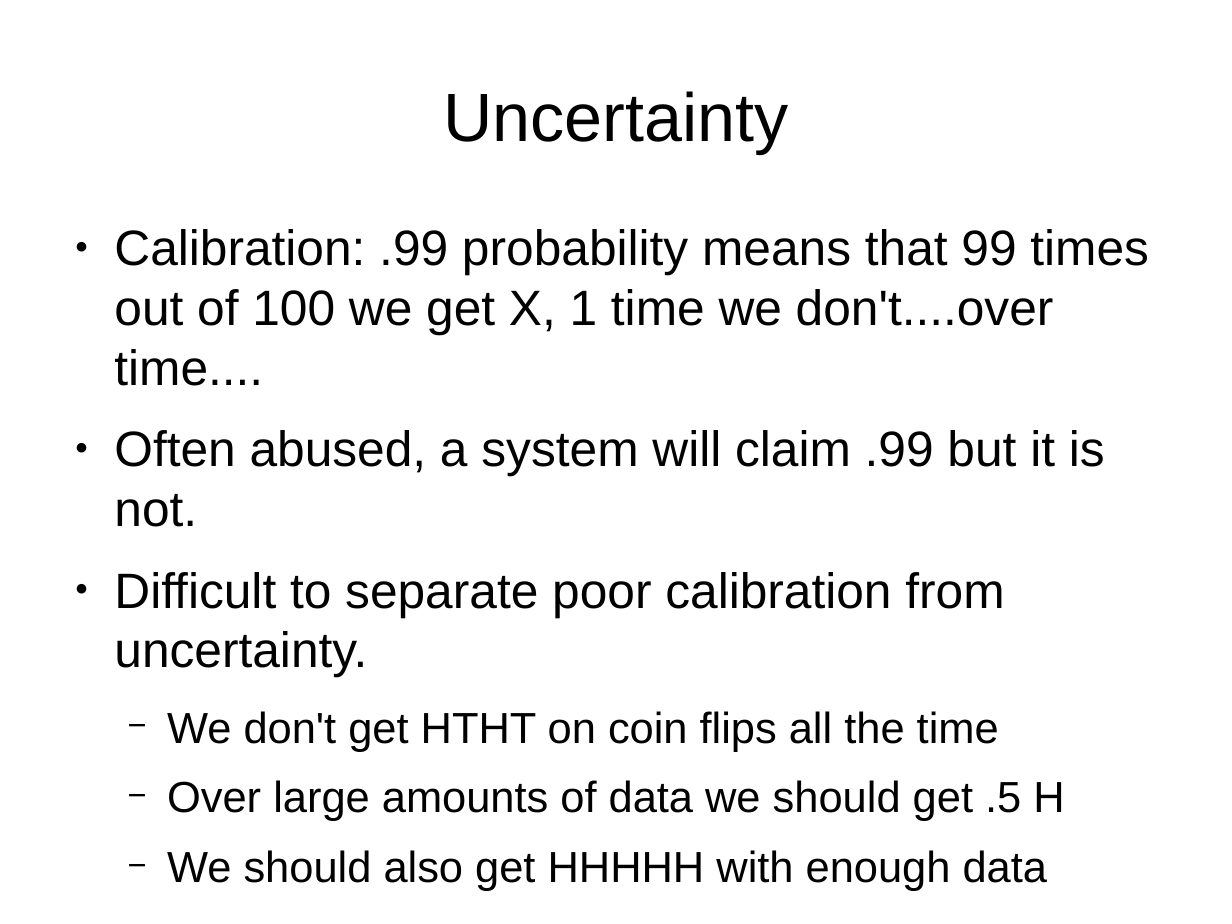
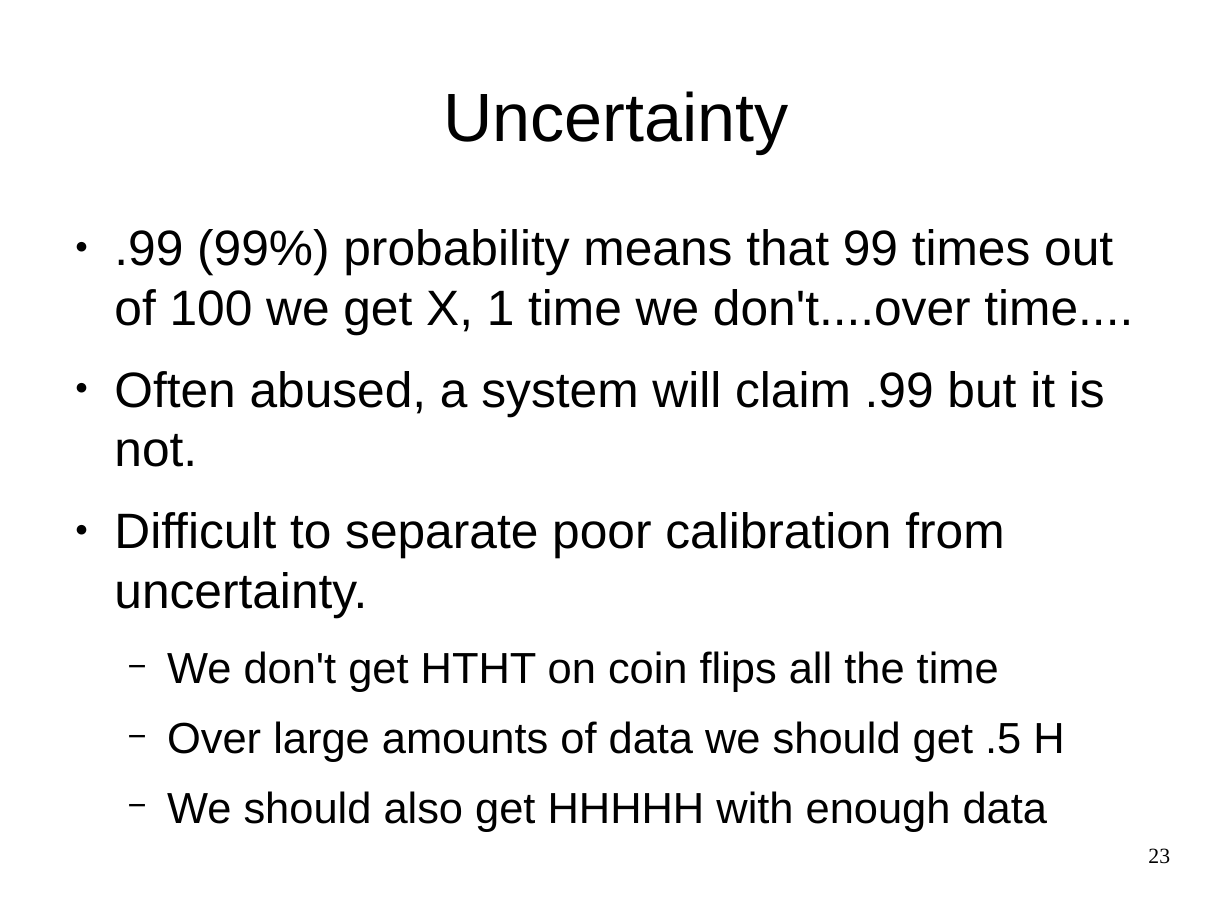
Before and after one commit to breckbaldwin/StanIsThePlanDist, a slide deck: slide 23 of slides/StanIsThePlanPyData.odp (slide 8 before the commit). Drawn at 1232x924 pixels with LibreOffice and Linux fonts; fonts in the diff are those of the drawing. Boxes give left, top, right and bottom in pixels: in the first picture for what was removed or moved away, otherwise in the second. Text is boxed around its words. In the diff, an @@ line names an element or a change of style, - is before the commit and + after.

```diff
--- a/slides/StanIsThePlanPyData.odp
+++ b/slides/StanIsThePlanPyData.odp
@@ text at (114,229,1133,335): text changed @@
-● Calibration: .99 probability means that 99 times out of 100 we get X, 1 time we don't....over time....
+● .99 (99%) probability means that 99 times out of 100 we get X, 1 time we don't....over time....
@@ page number added at (1148,848,1170,864), 14 pt, text #000000 @@
+23
```
Also in this commit, not shown: 32 other slides changed, 21 slides added, 12 slides removed.
